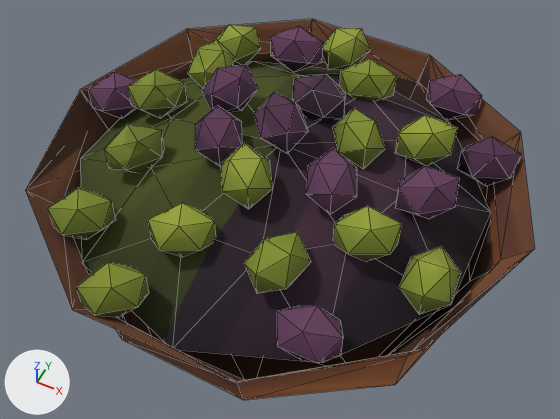
The glTF model assets-vila/pote-azeitonas/pote_azeitonas.glb as it was, and as the next commit left it.
Camera for both pictures: a camera (50 mm lens) standing at (0.334, -0.672, 0.989) and looking at (0.005, -0.014, 0.166). Lighting does not change. The marker at lower left points along +X, +Y and +Z. The first picture is the older version. Mesh edges are drawn as thin lines. Vertices at exactly the same position are counted once.

The older version as bpy lines, for what is in view:
```python
me_poteazeitonas = bpy.data.meshes.new('PoteAzeitonas')
me_poteazeitonas.from_pydata(...)  # 394 vertices, 660 faces; spans x -0.332..0.345, y -0.325..0.315, z 0.0..0.346
me_poteazeitonas.materials.append(mat_prensa)
ob_poteazeitonas = bpy.data.objects.new('PoteAzeitonas', me_poteazeitonas)
ob_poteazeitonas.location = (0.0, 0.0, 0.0)
```
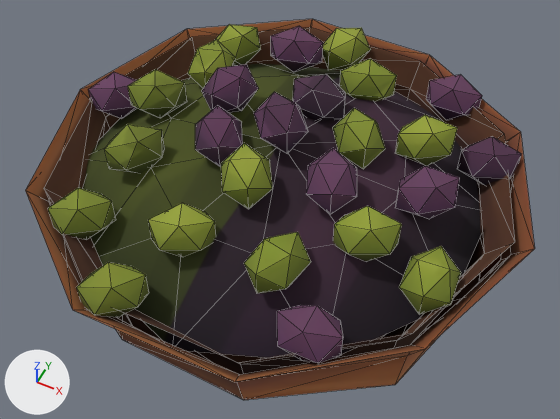
Location of each change, (x1, y1, x2, y2) in pixels of the pictures (560 x 419 px; the box of a moved part takes in the faces that stretch with it):
part 1 of me_poteazeitonas, added (mostly hidden): after (44, 28, 515, 374)
part 2 of me_poteazeitonas, moved or reshaped: before (26, 50, 494, 382); after (26, 19, 535, 382)
part 3 of me_poteazeitonas, recoloured: before (73, 58, 532, 382); after (25, 19, 534, 381)

The change, as a list of edits to the scene's bpy script:
```text
Change me_poteazeitonas:
    used by ob_poteazeitonas; location = (0.0, 0.0, 0.0)
    remove me_poteazeitonas.from_pydata(...)  # 394 vertices, 660 faces; spans x -0.332..0.345, y -0.325..0.315, z 0.0..0.346
    add me_poteazeitonas.from_pydata(...)  # 445 vertices, 750 faces; spans x -0.332..0.345, y -0.325..0.315, z 0.0..0.346
    me_poteazeitonas part 1: a new loose piece of 51 vertices spanning x -0.309..0.321, y -0.302..0.292, z 0.02..0.25, in mat_prensa
    me_poteazeitonas part 2
    4 vertices are removed from x -0.272..0.283, y -0.266..0.254, z 0.145
    20 faces are deleted
    6 vertices move from x -0.224..0.225, y -0.265..0.258, z 0.145 to x -0.309..0.321, y -0.302..0.288, z 0.225
    4 vertices are added at (0.255, 0.186, 0.225), (-0.094, 0.292, 0.225), (-0.254, -0.186, 0.225), (0.098, -0.3, 0.225)
    20 new faces join them
    me_poteazeitonas part 3: 8 kept faces spanning x -0.332..0.345, y -0.325..0.315, z 0.225..0.25 get new vertex colours; the middle colour goes from greyish blue #63697a to grey #b5b4b2
```
